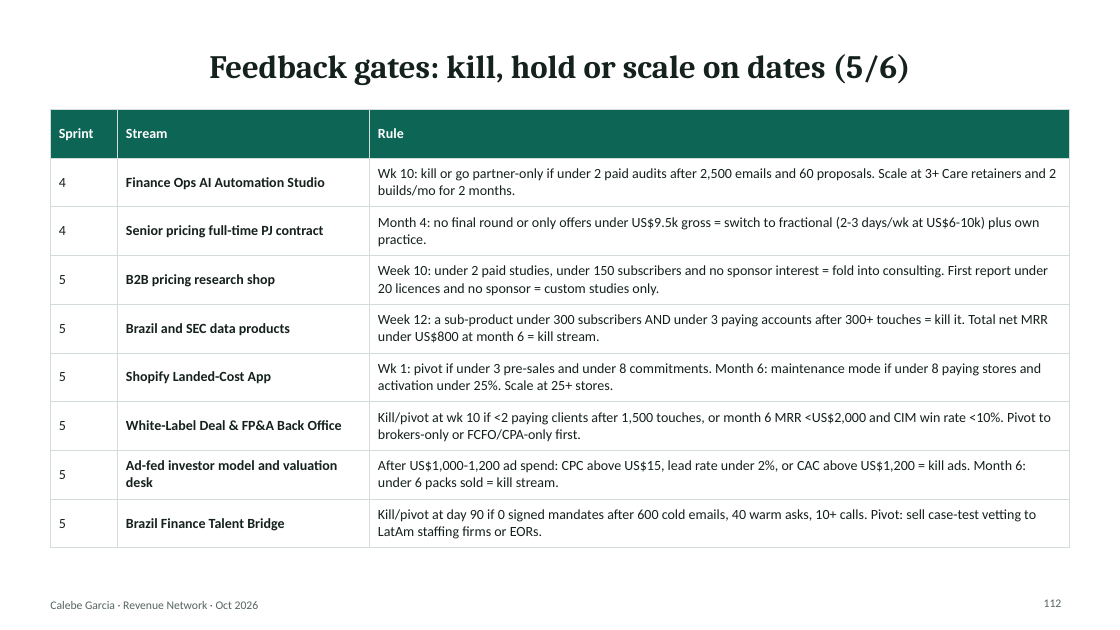
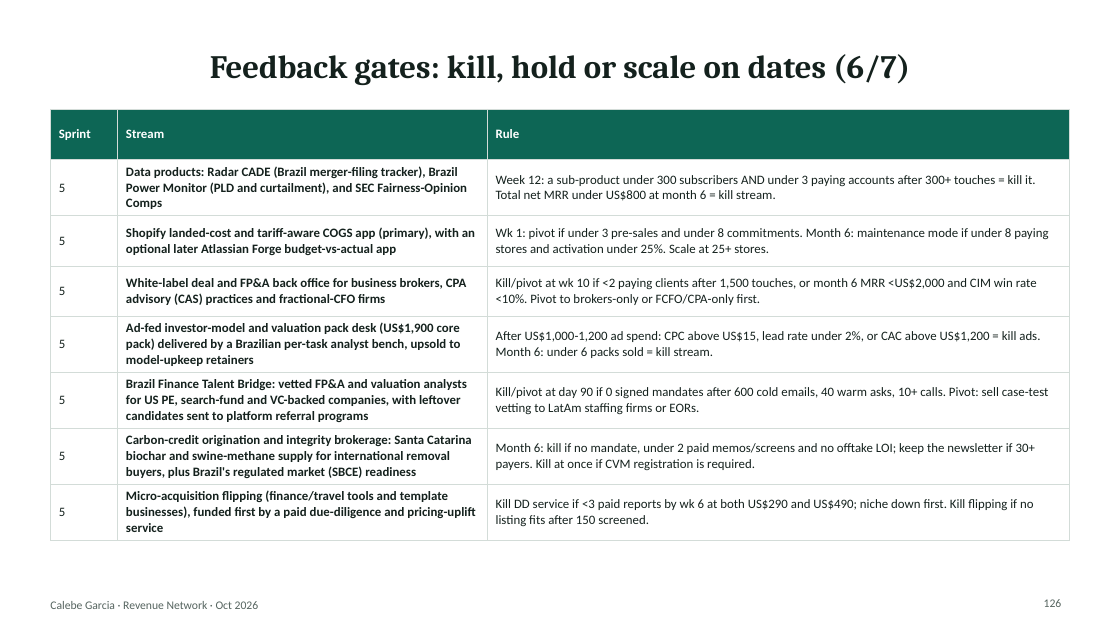
Before and after one commit to algarcalebe-web/legendary-bassoon, a slide deck: slide 126 of research/Calebe_Revenue_Network.pptx (slide 112 before the commit). Drawn at 1120x630 pixels with LibreOffice and Linux fonts; fonts in the diff are those of the drawing. Boxes give left, top, right and bottom in pixels: in the first picture for what was removed or moved away, otherwise in the second. Text is boxed around its words. In the diff, an @@ line names an element or a change of style, - is before the commit and + after.

```diff
--- a/research/Calebe_Revenue_Network.pptx
+++ b/research/Calebe_Revenue_Network.pptx
@@ title at [210, 54, 910, 85]: text changed @@
-Feedback gates: kill, hold or scale on dates (5/6)
+Feedback gates: kill, hold or scale on dates (6/7)
@@ table at [50, 109, 1070, 536] @@
-row 2: 4 | Finance Ops AI Automation Studio | Wk 10: kill or go partner-only if under 2 paid audits after 2,500 emails and 60 proposals. Scale at 3+ Care retainers and 2 builds/mo for 2 months.
-row 3: 4 | Senior pricing full-time PJ contract | Month 4: no final round or only offers under US$9.5k gross = switch to fractional (2-3 days/wk at US$6-10k) plus own practice.
-row 4: 5 | B2B pricing research shop | Week 10: under 2 paid studies, under 150 subscribers and no sponsor interest = fold into consulting. First report under 20 licences and no sponsor = custom studies only.
-row 5: 5 | Brazil and SEC data products | Week 12: a sub-product under 300 subscribers AND under 3 paying accounts after 300+ touches = kill it. Total net MRR under US$800 at month 6 = kill stream.
-row 6: 5 | Shopify Landed-Cost App | Wk 1: pivot if under 3 pre-sales and under 8 commitments. Month 6: maintenance mode if under 8 paying stores and activation under 25%. Scale at 25+ stores.
-row 7: 5 | White-Label Deal & FP&A Back Office | Kill/pivot at wk 10 if <2 paying clients after 1,500 touches, or month 6 MRR <US$2,000 and CIM win rate <10%. Pivot to brokers-only or FCFO/CPA-only first.
-row 8: 5 | Ad-fed investor model and valuation desk | After US$1,000-1,200 ad spend: CPC above US$15, lead rate under 2%, or CAC above US$1,200 = kill ads. Month 6: under 6 packs sold = kill stream.
-row 9: 5 | Brazil Finance Talent Bridge | Kill/pivot at day 90 if 0 signed mandates after 600 cold emails, 40 warm asks, 10+ calls. Pivot: sell case-test vetting to LatAm staffing firms or EORs.
+row 2: 5 | Data products: Radar CADE (Brazil merger-filing tracker), Brazil Power Monitor (PLD and curtailment), and SEC Fairness-Opinion Comps | Week 12: a sub-product under 300 subscribers AND under 3 paying accounts after 300+ touches = kill it. Total net MRR under US$800 at month 6 = kill stream.
+row 3: 5 | Shopify landed-cost and tariff-aware COGS app (primary), with an optional later Atlassian Forge budget-vs-actual app | Wk 1: pivot if under 3 pre-sales and under 8 commitments. Month 6: maintenance mode if under 8 paying stores and activation under 25%. Scale at 25+ stores.
+row 4: 5 | White-label deal and FP&A back office for business brokers, CPA advisory (CAS) practices and fractional-CFO firms | Kill/pivot at wk 10 if <2 paying clients after 1,500 touches, or month 6 MRR <US$2,000 and CIM win rate <10%. Pivot to brokers-only or FCFO/CPA-only first.
+row 5: 5 | Ad-fed investor-model and valuation pack desk (US$1,900 core pack) delivered by a Brazilian per-task analyst bench, upsold to model-upkeep retainers | After US$1,000-1,200 ad spend: CPC above US$15, lead rate under 2%, or CAC above US$1,200 = kill ads. Month 6: under 6 packs sold = kill stream.
+row 6: 5 | Brazil Finance Talent Bridge: vetted FP&A and valuation analysts for US PE, search-fund and VC-backed companies, with leftover candidates sent to platform referral programs | Kill/pivot at day 90 if 0 signed mandates after 600 cold emails, 40 warm asks, 10+ calls. Pivot: sell case-test vetting to LatAm staffing firms or EORs.
+row 7: 5 | Carbon-credit origination and integrity brokerage: Santa Catarina biochar and swine-methane supply for international removal buyers, plus Brazil's regulated market (SBCE) readiness | Month 6: kill if no mandate, under 2 paid memos/screens and no offtake LOI; keep the newsletter if 30+ payers. Kill at once if CVM registration is required.
+row 8: 5 | Micro-acquisition flipping (finance/travel tools and template businesses), funded first by a paid due-diligence and pricing-uplift service | Kill DD service if <3 paid reports by wk 6 at both US$290 and US$490; niche down first. Kill flipping if no listing fits after 150 screened.
@@ page number at [1044, 599, 1062, 607]: text changed @@
-112
+126
```
Also in this commit, not shown: 104 other slides changed, 16 slides added, 2 slides removed, 2 other files.
